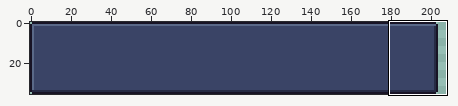
Two states of a pixel-art file, art/ui/ui-answer.aseprite. Above: a wide view before the commit, with the close-up outlined.
Close-up. First the earlier version:
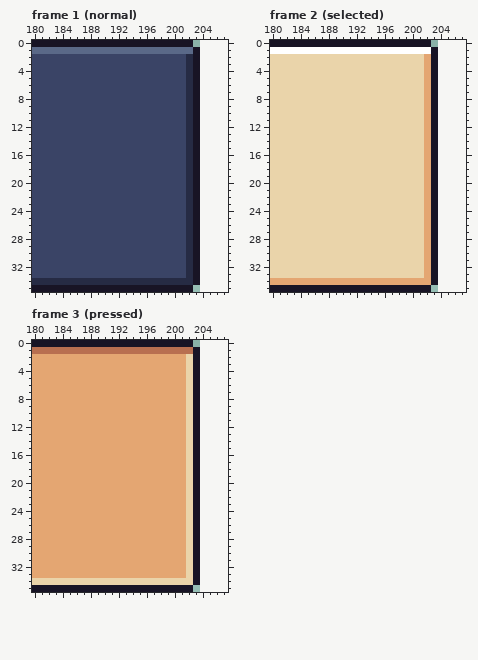
204x36 pixels, 3 frames. Shown: frame 1 (normal): x 180..207, y 0..35; frame 2 (selected): x 180..207, y 0..35; frame 3 (pressed): x 180..207, y 0..35. The old version is drawn lined up with the new one, on the new canvas.
After the commit:
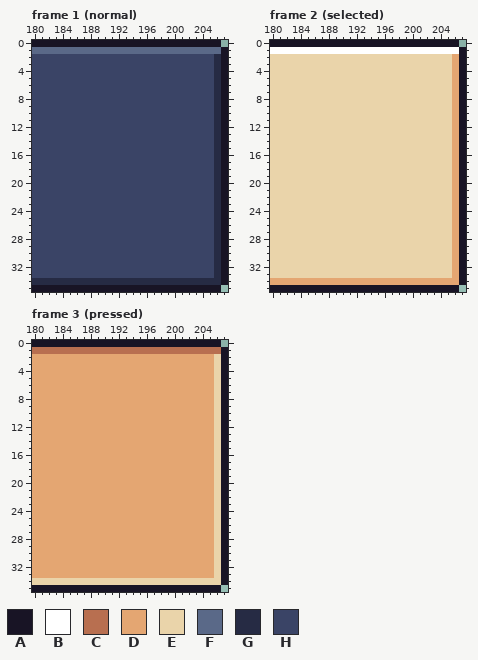
Palette (. is transparent): A #181425  B #ffffff  C #b86f50  D #e4a672  E #ead4aa  F #5a6988  G #262b44  H #3a4466
The edit:
canvas 204x36 -> 208x36
--- frame 1 (normal)
@@ x 200..207 @@
- 0 AAA.....
- 1 FFFA....
- 2 HHGA....
- 3 HHGA....
- 4 HHGA....
- 5 HHGA....
- 6 HHGA....
- 7 HHGA....
- 8 HHGA....
- 9 HHGA....
-10 HHGA....
-11 HHGA....
-12 HHGA....
-13 HHGA....
-14 HHGA....
-15 HHGA....
-16 HHGA....
-17 HHGA....
-18 HHGA....
-19 HHGA....
-20 HHGA....
-21 HHGA....
-22 HHGA....
-23 HHGA....
-24 HHGA....
-25 HHGA....
-26 HHGA....
-27 HHGA....
-28 HHGA....
-29 HHGA....
-30 HHGA....
-31 HHGA....
-32 HHGA....
-33 HHGA....
-34 GGGA....
-35 AAA.....
+ 0 AAAAAAA.
+ 1 FFFFFFFA
+ 2 HHHHHHGA
+ 3 HHHHHHGA
+ 4 HHHHHHGA
+ 5 HHHHHHGA
+ 6 HHHHHHGA
+ 7 HHHHHHGA
+ 8 HHHHHHGA
+ 9 HHHHHHGA
+10 HHHHHHGA
+11 HHHHHHGA
+12 HHHHHHGA
+13 HHHHHHGA
+14 HHHHHHGA
+15 HHHHHHGA
+16 HHHHHHGA
+17 HHHHHHGA
+18 HHHHHHGA
+19 HHHHHHGA
+20 HHHHHHGA
+21 HHHHHHGA
+22 HHHHHHGA
+23 HHHHHHGA
+24 HHHHHHGA
+25 HHHHHHGA
+26 HHHHHHGA
+27 HHHHHHGA
+28 HHHHHHGA
+29 HHHHHHGA
+30 HHHHHHGA
+31 HHHHHHGA
+32 HHHHHHGA
+33 HHHHHHGA
+34 GGGGGGGA
+35 AAAAAAA.
--- frame 2 (selected)
@@ x 200..207 @@
- 0 AAA.....
- 1 BBBA....
- 2 EEDA....
- 3 EEDA....
- 4 EEDA....
- 5 EEDA....
- 6 EEDA....
- 7 EEDA....
- 8 EEDA....
- 9 EEDA....
-10 EEDA....
-11 EEDA....
-12 EEDA....
-13 EEDA....
-14 EEDA....
-15 EEDA....
-16 EEDA....
-17 EEDA....
-18 EEDA....
-19 EEDA....
-20 EEDA....
-21 EEDA....
-22 EEDA....
-23 EEDA....
-24 EEDA....
-25 EEDA....
-26 EEDA....
-27 EEDA....
-28 EEDA....
-29 EEDA....
-30 EEDA....
-31 EEDA....
-32 EEDA....
-33 EEDA....
-34 DDDA....
-35 AAA.....
+ 0 AAAAAAA.
+ 1 BBBBBBBA
+ 2 EEEEEEDA
+ 3 EEEEEEDA
+ 4 EEEEEEDA
+ 5 EEEEEEDA
+ 6 EEEEEEDA
+ 7 EEEEEEDA
+ 8 EEEEEEDA
+ 9 EEEEEEDA
+10 EEEEEEDA
+11 EEEEEEDA
+12 EEEEEEDA
+13 EEEEEEDA
+14 EEEEEEDA
+15 EEEEEEDA
+16 EEEEEEDA
+17 EEEEEEDA
+18 EEEEEEDA
+19 EEEEEEDA
+20 EEEEEEDA
+21 EEEEEEDA
+22 EEEEEEDA
+23 EEEEEEDA
+24 EEEEEEDA
+25 EEEEEEDA
+26 EEEEEEDA
+27 EEEEEEDA
+28 EEEEEEDA
+29 EEEEEEDA
+30 EEEEEEDA
+31 EEEEEEDA
+32 EEEEEEDA
+33 EEEEEEDA
+34 DDDDDDDA
+35 AAAAAAA.
--- frame 3 (pressed)
@@ x 200..207 @@
- 0 AAA.....
- 1 CCCA....
- 2 DDEA....
- 3 DDEA....
- 4 DDEA....
- 5 DDEA....
- 6 DDEA....
- 7 DDEA....
- 8 DDEA....
- 9 DDEA....
-10 DDEA....
-11 DDEA....
-12 DDEA....
-13 DDEA....
-14 DDEA....
-15 DDEA....
-16 DDEA....
-17 DDEA....
-18 DDEA....
-19 DDEA....
-20 DDEA....
-21 DDEA....
-22 DDEA....
-23 DDEA....
-24 DDEA....
-25 DDEA....
-26 DDEA....
-27 DDEA....
-28 DDEA....
-29 DDEA....
-30 DDEA....
-31 DDEA....
-32 DDEA....
-33 DDEA....
-34 EEEA....
-35 AAA.....
+ 0 AAAAAAA.
+ 1 CCCCCCCA
+ 2 DDDDDDEA
+ 3 DDDDDDEA
+ 4 DDDDDDEA
+ 5 DDDDDDEA
+ 6 DDDDDDEA
+ 7 DDDDDDEA
+ 8 DDDDDDEA
+ 9 DDDDDDEA
+10 DDDDDDEA
+11 DDDDDDEA
+12 DDDDDDEA
+13 DDDDDDEA
+14 DDDDDDEA
+15 DDDDDDEA
+16 DDDDDDEA
+17 DDDDDDEA
+18 DDDDDDEA
+19 DDDDDDEA
+20 DDDDDDEA
+21 DDDDDDEA
+22 DDDDDDEA
+23 DDDDDDEA
+24 DDDDDDEA
+25 DDDDDDEA
+26 DDDDDDEA
+27 DDDDDDEA
+28 DDDDDDEA
+29 DDDDDDEA
+30 DDDDDDEA
+31 DDDDDDEA
+32 DDDDDDEA
+33 DDDDDDEA
+34 EEEEEEEA
+35 AAAAAAA.
Where, in picture pixels (left, top, right, bottom), the same in both close-ups:
changed: (186, 40, 228, 292)
changed: (424, 40, 466, 292)
changed: (186, 340, 228, 592)
